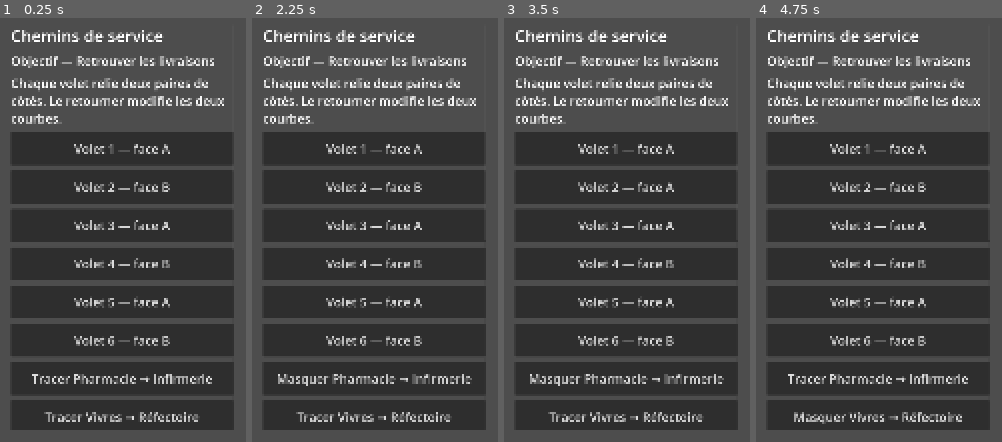
Above: before the commit, frames 1-4 (left to right).
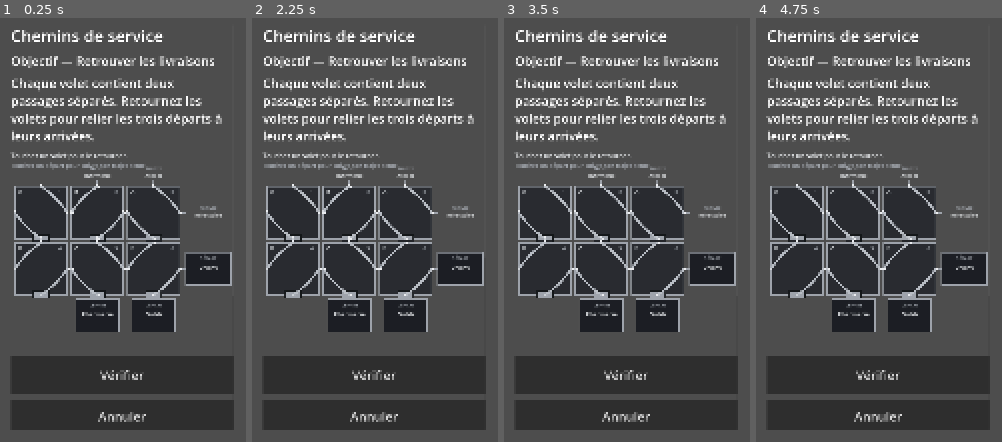
Above: after the commit, the same moments.

Repository: ln549283/project_4
Game: Godot game, scene res://scenes/puzzles/p03.tscn
Two runs of this game, one before a commit and one after it. Both use one fixed random seed, a clock stepped at 60 frames per second and the inputs below. This scene is started directly instead of the project's main scene.
Inputs (mouse positions are in pixels of both pictures, inside the frame that each line leads up to):
- Up to frame 1 (0.25 s): no input
- Up to frame 2 (2.25 s): click (375, 149) at 0.5 s, where only the run before the commit has a clickable "Volet 1 — face A"; click (375, 149) at 1.25 s, where only the run before the commit has a clickable "Volet 1 — face B"; click (375, 374) at 2 s, where only the run after the commit has a clickable "Vérifier"
- Up to frame 3 (3.5 s): click (627, 187) at 2.75 s, where only the run before the commit has a clickable "Volet 2 — face B"
- Up to frame 4 (4.75 s): click (879, 187) at 3.5 s, where only the run before the commit has a clickable "Volet 2 — face A"; click (879, 416) at 4.25 s, where only the run after the commit has a clickable "Annuler"

The runs differ from the first frame. In frame 1, 37% of the frame differs, in the area x 4-96%, y 14-96%; in frame 2, 37%; in frame 3, 37%; in frame 4, 37%.

Commit message:
Improve P03 shutter greybox readability

Diff:
--- a/src/puzzles/p03_controller.gd
+++ b/src/puzzles/p03_controller.gd
@@ -1,6 +1,7 @@
 extends "res://src/ui/puzzle_screen_base.gd"
 
 const RoutesRules = preload("res://src/rules/routes_rules.gd")
+const P03ShutterBoard = preload("res://src/ui/p03_shutter_board.gd")
 var traced_route := ""
 
 func _ready() -> void:
@@ -10,16 +11,14 @@
 func _rebuild() -> void:
 	clear_page()
 	var box := setup_page("Chemins de service", "Retrouver les livraisons")
-	box.add_child(UiFactory.make_label("Chaque volet relie deux paires de côtés. Le retourner modifie les deux courbes.", Session.font_size_px(18)))
+	box.add_child(UiFactory.make_label("Chaque volet contient deux passages séparés. Retournez les volets pour relier les trois départs à leurs arrivées.", Session.font_size_px(18)))
 	var bits: Array = Session.state.campaign["puzzles"]["p03"]["bits"]
-	for i in range(bits.size()):
-		box.add_child(UiFactory.make_button("Volet %d — face %s" % [i + 1, "B" if int(bits[i]) == 1 else "A"], _flip.bind(i)))
 	var contract: Dictionary = Session.state.puzzles_contract["p03"]
-	for raw_route: Variant in contract["routes"]:
-		var route: Dictionary = raw_route
-		var id := str(route["id"])
-		var label := "%s → %s" % [route["start_label"], route["end_label"]]
-		box.add_child(UiFactory.make_button(("Masquer " if traced_route == id else "Tracer ") + label, _trace.bind(id)))
+	var board := P03ShutterBoard.new()
+	board.configure(bits, contract, Session.state.puzzles_contract["route_tile_pairs"], traced_route)
+	board.shutter_pressed.connect(_flip)
+	board.route_pressed.connect(_trace)
+	box.add_child(board)
 	if not traced_route.is_empty():
 		box.add_child(UiFactory.make_label(_trace_feedback(traced_route), Session.font_size_px(16)))
 	add_common_tools(
--- /dev/null
+++ b/src/ui/p03_shutter_board.gd
@@ -0,0 +1,322 @@
+class_name P03ShutterBoard
+extends Control
+
+signal shutter_pressed(index: int)
+signal route_pressed(route_id: String)
+
+const RoutesRules = preload("res://src/rules/routes_rules.gd")
+
+const FACE_BG := Color(0.16, 0.17, 0.19, 1.0)
+const FACE_BORDER := Color(0.62, 0.64, 0.67, 1.0)
+const CHANNEL_COLOR := Color(0.72, 0.74, 0.77, 1.0)
+const PORT_COLOR := Color(0.92, 0.93, 0.94, 1.0)
+const MUTED_TEXT := Color(0.68, 0.70, 0.73, 1.0)
+const ACTIVE_COLOR := Color(1.0, 0.82, 0.42, 1.0)
+const CHIP_BG := Color(0.11, 0.12, 0.14, 1.0)
+
+var bits: Array = []
+var contract: Dictionary = {}
+var tile_pairs: Dictionary = {}
+var traced_route := ""
+
+var tile_rects: Array[Rect2] = []
+var route_hit_rects: Dictionary = {}
+var _board_rect := Rect2()
+var _cell_size := 0.0
+var _gap := 18.0
+
+func _ready() -> void:
+	custom_minimum_size = Vector2(0, 880)
+	mouse_filter = Control.MOUSE_FILTER_STOP
+	set_process_unhandled_input(false)
+
+func configure(new_bits: Array, new_contract: Dictionary, new_tile_pairs: Dictionary, new_traced_route: String) -> void:
+	bits = new_bits.duplicate()
+	contract = new_contract
+	tile_pairs = new_tile_pairs
+	traced_route = new_traced_route
+	custom_minimum_size = Vector2(0, 880)
+	mouse_filter = Control.MOUSE_FILTER_STOP
+	queue_redraw()
+
+func _notification(what: int) -> void:
+	if what == NOTIFICATION_RESIZED:
+		queue_redraw()
+
+func _draw() -> void:
+	if contract.is_empty():
+		return
+	_rebuild_geometry()
+	_draw_instruction()
+	_draw_external_ports()
+	for index in range(tile_rects.size()):
+		_draw_shutter(index, tile_rects[index])
+	if not traced_route.is_empty():
+		_draw_traced_route(traced_route)
+
+func _gui_input(event: InputEvent) -> void:
+	if event is InputEventMouseButton:
+		var mouse_event := event as InputEventMouseButton
+		if mouse_event.button_index == MOUSE_BUTTON_LEFT and mouse_event.pressed:
+			_handle_tap(mouse_event.position)
+			accept_event()
+	elif event is InputEventScreenTouch:
+		var touch_event := event as InputEventScreenTouch
+		if touch_event.pressed:
+			_handle_tap(touch_event.position)
+			accept_event()
+
+func _handle_tap(position: Vector2) -> void:
+	for route_id: Variant in route_hit_rects:
+		var rect: Rect2 = route_hit_rects[route_id]
+		if rect.has_point(position):
+			route_pressed.emit(str(route_id))
+			return
+	for index in range(tile_rects.size()):
+		if tile_rects[index].has_point(position):
+			shutter_pressed.emit(index)
+			return
+
+func _rebuild_geometry() -> void:
+	tile_rects.clear()
+	route_hit_rects.clear()
+
+	var rows := int(contract.get("rows", 2))
+	var cols := int(contract.get("cols", 3))
+	var right_margin := clampf(size.x * 0.24, 190.0, 250.0)
+	var left_margin := 18.0
+	var top_margin := 160.0
+	var bottom_margin := 190.0
+	var usable_width := maxf(450.0, size.x - left_margin - right_margin)
+	var width_cell := (usable_width - _gap * float(cols - 1)) / float(cols)
+	var height_cell := (size.y - top_margin - bottom_margin - _gap * float(rows - 1)) / float(rows)
+	_cell_size = floor(minf(width_cell, height_cell))
+	_cell_size = maxf(_cell_size, 150.0)
+
+	var board_width := _cell_size * float(cols) + _gap * float(cols - 1)
+	var board_height := _cell_size * float(rows) + _gap * float(rows - 1)
+	_board_rect = Rect2(Vector2(left_margin, top_margin), Vector2(board_width, board_height))
+
+	for r in range(rows):
+		for c in range(cols):
+			var pos := Vector2(
+				_board_rect.position.x + float(c) * (_cell_size + _gap),
+				_board_rect.position.y + float(r) * (_cell_size + _gap)
+			)
+			tile_rects.append(Rect2(pos, Vector2(_cell_size, _cell_size)))
+
+	for raw_route: Variant in contract.get("routes", []):
+		var route: Dictionary = raw_route
+		var route_id := str(route.get("id", ""))
+		var start: Array = route.get("start", [])
+		if start.size() != 3:
+			continue
+		route_hit_rects[route_id] = _route_chip_rect(start, true)
+
+func _draw_instruction() -> void:
+	var font := ThemeDB.fallback_font
+	draw_string(font, Vector2(0, 38), "Touchez un volet pour le retourner.", HORIZONTAL_ALIGNMENT_LEFT, size.x, 30, PORT_COLOR)
+	draw_string(font, Vector2(0, 78), "Touchez un départ pour suivre son trajet actuel.", HORIZONTAL_ALIGNMENT_LEFT, size.x, 26, MUTED_TEXT)
+
+func _draw_shutter(index: int, rect: Rect2) -> void:
+	if index >= bits.size():
+		return
+	var bit := int(bits[index])
+	draw_rect(rect, FACE_BG, true)
+	draw_rect(rect, FACE_BORDER, false, 4.0, true)
+
+	var tab := Rect2(
+		Vector2(rect.get_center().x - 34.0, rect.end.y - 16.0),
+		Vector2(68.0, 28.0)
+	)
+	draw_rect(tab, FACE_BORDER, true)
+	draw_rect(tab, Color(0.08, 0.09, 0.10, 1.0), false, 3.0, true)
+
+	var ports := _ports_for_rect(rect)
+	for side: Variant in ports:
+		draw_circle(ports[side], 8.0, PORT_COLOR)
+
+	var raw_pairs: Array = tile_pairs.get(str(bit), tile_pairs.get(bit, []))
+	for raw_pair: Variant in raw_pairs:
+		var pair: Array = raw_pair
+		if pair.size() == 2:
+			_draw_channel(rect, str(pair[0]), str(pair[1]), CHANNEL_COLOR, 8.0)
+
+	var font := ThemeDB.fallback_font
+	draw_string(font, rect.position + Vector2(14, 32), "A" if bit == 0 else "B", HORIZONTAL_ALIGNMENT_LEFT, 40, 25, PORT_COLOR)
+	draw_string(font, rect.position + Vector2(rect.size.x - 48, 32), str(index + 1), HORIZONTAL_ALIGNMENT_CENTER, 34, 23, MUTED_TEXT)
+
+func _draw_external_ports() -> void:
+	for raw_route: Variant in contract.get("routes", []):
+		var route: Dictionary = raw_route
+		var route_id := str(route.get("id", ""))
+		var selected := route_id == traced_route
+		_draw_route_marker(route["start"], str(route["start_label"]), true, selected, route_id)
+		_draw_route_marker(route["end"], str(route["end_label"]), false, selected, route_id)
+
+func _draw_route_marker(endpoint: Array, label: String, is_start: bool, selected: bool, route_id: String) -> void:
+	if endpoint.size() != 3:
+		return
+	var port := _endpoint_position(endpoint)
+	var outward := _outward_vector(str(endpoint[2]))
+	var stem_end := port + outward * 28.0
+	draw_line(port, stem_end, ACTIVE_COLOR if selected else FACE_BORDER, 5.0, true)
+
+	var chip := _route_chip_rect(endpoint, is_start)
+	if is_start:
+		draw_rect(chip, CHIP_BG, true)
+		draw_rect(chip, ACTIVE_COLOR if selected else FACE_BORDER, false, 4.0, true)
+		var font := ThemeDB.fallback_font
+		draw_string(font, chip.position + Vector2(10, 34), "DÉPART", HORIZONTAL_ALIGNMENT_CENTER, chip.size.x - 20.0, 20, MUTED_TEXT)
+		draw_string(font, chip.position + Vector2(10, 77), label, HORIZONTAL_ALIGNMENT_CENTER, chip.size.x - 20.0, 27, PORT_COLOR)
+		if selected:
+			draw_string(font, chip.position + Vector2(10, 111), "TRACÉ", HORIZONTAL_ALIGNMENT_CENTER, chip.size.x - 20.0, 18, ACTIVE_COLOR)
+	else:
+		var font := ThemeDB.fallback_font
+		draw_string(font, chip.position + Vector2(8, 28), "ARRIVÉE", HORIZONTAL_ALIGNMENT_CENTER, chip.size.x - 16.0, 18, MUTED_TEXT)
+		draw_string(font, chip.position + Vector2(8, 61), label, HORIZONTAL_ALIGNMENT_CENTER, chip.size.x - 16.0, 24, PORT_COLOR)
+
+func _draw_traced_route(route_id: String) -> void:
+	var route: Dictionary = {}
+	for raw_route: Variant in contract.get("routes", []):
+		var candidate: Dictionary = raw_route
+		if str(candidate.get("id", "")) == route_id:
+			route = candidate
+			break
+	if route.is_empty():
+		return
+
+	var rows := int(contract.get("rows", 2))
+	var cols := int(contract.get("cols", 3))
+	var traced: Dictionary = RoutesRules.trace(bits, rows, cols, route["start"], tile_pairs)
+	var visited: Array = traced.get("visited", [])
+	var pattern := str(route.get("pattern", "dashes"))
+
+	var start_pos := _endpoint_position(route["start"])
+	_draw_route_segment(PackedVector2Array([start_pos + _outward_vector(str(route["start"][2])) * 30.0, start_pos]), pattern)
+
+	for raw_visit: Variant in visited:
+		var visit: Array = raw_visit
+		if visit.size() != 3:
+			continue
+		var r := int(visit[0])
+		var c := int(visit[1])
+		var entry := str(visit[2])
+		var index := r * cols + c
+		if index < 0 or index >= tile_rects.size() or index >= bits.size():
+			continue
+		var bit := int(bits[index])
+		var pair_map := _pair_map(tile_pairs.get(str(bit), tile_pairs.get(bit, [])))
+		if not pair_map.has(entry):
+			continue
+		var out_side := str(pair_map[entry])
+		var points := _channel_points(tile_rects[index], entry, out_side)
+		_draw_route_segment(points, pattern)
+
+	var endpoint: Array = traced.get("end", [])
+	if endpoint.size() == 3:
+		var end_pos := _endpoint_position(endpoint)
+		_draw_route_segment(PackedVector2Array([end_pos, end_pos + _outward_vector(str(endpoint[2])) * 30.0]), pattern)
+
+func _draw_route_segment(points: PackedVector2Array, pattern: String) -> void:
+	if points.size() < 2:
+		return
+	if pattern == "dots":
+		for i in range(points.size() - 1):
+			_draw_dots_between(points[i], points[i + 1])
+	elif pattern == "double":
+		draw_polyline(points, ACTIVE_COLOR, 15.0, true)
+		draw_polyline(points, FACE_BG, 6.0, true)
+	else:
+		for i in range(points.size() - 1):
+			draw_dashed_line(points[i], points[i + 1], ACTIVE_COLOR, 10.0, 22.0, true, true)
+
+func _draw_dots_between(a: Vector2, b: Vector2) -> void:
+	var length := a.distance_to(b)
+	if length <= 0.0:
+		return
+	var direction := (b - a) / length
+	var offset := 0.0
+	while offset <= length:
+		draw_circle(a + direction * offset, 5.0, ACTIVE_COLOR)
+		offset += 18.0
+
+func _draw_channel(rect: Rect2, a: String, b: String, color: Color, width: float) -> void:
+	draw_polyline(_channel_points(rect, a, b), color, width, true)
+
+func _channel_points(rect: Rect2, a: String, b: String) -> PackedVector2Array:
+	var ports := _ports_for_rect(rect)
+	var p0: Vector2 = ports[a]
+	var p2: Vector2 = ports[b]
+	var corner := _control_corner(rect, a, b)
+	var points := PackedVector2Array()
+	for step in range(13):
+		var t := float(step) / 12.0
+		var inv := 1.0 - t
+		points.append(inv * inv * p0 + 2.0 * inv * t * corner + t * t * p2)
+	return points
+
+func _ports_for_rect(rect: Rect2) -> Dictionary:
+	return {
+		"N": Vector2(rect.get_center().x, rect.position.y),
+		"E": Vector2(rect.end.x, rect.get_center().y),
+		"S": Vector2(rect.get_center().x, rect.end.y),
+		"W": Vector2(rect.position.x, rect.get_center().y),
+	}
+
+func _control_corner(rect: Rect2, a: String, b: String) -> Vector2:
+	var pair := [a, b]
+	if "N" in pair and "E" in pair:
+		return Vector2(rect.end.x - rect.size.x * 0.20, rect.position.y + rect.size.y * 0.20)
+	if "N" in pair and "W" in pair:
+		return Vector2(rect.position.x + rect.size.x * 0.20, rect.position.y + rect.size.y * 0.20)
+	if "S" in pair and "E" in pair:
+		return Vector2(rect.end.x - rect.size.x * 0.20, rect.end.y - rect.size.y * 0.20)
+	return Vector2(rect.position.x + rect.size.x * 0.20, rect.end.y - rect.size.y * 0.20)
+
+func _endpoint_position(endpoint: Array) -> Vector2:
+	if endpoint.size() != 3:
+		return Vector2.ZERO
+	var cols := int(contract.get("cols", 3))
+	var r := int(endpoint[0])
+	var c := int(endpoint[1])
+	var index := r * cols + c
+	if index < 0 or index >= tile_rects.size():
+		return Vector2.ZERO
+	return _ports_for_rect(tile_rects[index])[str(endpoint[2])]
+
+func _route_chip_rect(endpoint: Array, is_start: bool) -> Rect2:
+	if endpoint.size() != 3:
+		return Rect2()
+	var port := _endpoint_position(endpoint)
+	var side := str(endpoint[2])
+	var width := 190.0
+	var height := 144.0 if is_start else 82.0
+	if side == "N":
+		return Rect2(Vector2(port.x - width * 0.5, _board_rect.position.y - height - 18.0), Vector2(width, height))
+	if side == "S":
+		return Rect2(Vector2(port.x - width * 0.5, _board_rect.end.y + 18.0), Vector2(width, height))
+	if side == "E":
+		return Rect2(Vector2(_board_rect.end.x + 26.0, port.y - height * 0.5), Vector2(maxf(160.0, size.x - _board_rect.end.x - 36.0), height))
+	return Rect2(Vector2(0.0, port.y - height * 0.5), Vector2(maxf(150.0, _board_rect.position.x - 16.0), height))
+
+func _outward_vector(side: String) -> Vector2:
+	match side:
+		"N":
+			return Vector2.UP
+		"E":
+			return Vector2.RIGHT
+		"S":
+			return Vector2.DOWN
+		"W":
+			return Vector2.LEFT
+	return Vector2.ZERO
+
+func _pair_map(raw_pairs: Array) -> Dictionary:
+	var result: Dictionary = {}
+	for raw_pair: Variant in raw_pairs:
+		var pair: Array = raw_pair
+		if pair.size() == 2:
+			result[str(pair[0])] = str(pair[1])
+			result[str(pair[1])] = str(pair[0])
+	return result
--- a/tests/ui/branch_puzzles_test.gd
+++ b/tests/ui/branch_puzzles_test.gd
@@ -2,6 +2,7 @@
 
 const ContractLoader = preload("res://src/core/contract_loader.gd")
 const GameStateScript = preload("res://src/core/game_state.gd")
+const P03ShutterBoard = preload("res://src/ui/p03_shutter_board.gd")
 
 var failures: Array[String] = []
 
@@ -13,6 +14,20 @@
 		return
 	_expect(ResourceLoader.exists("res://scenes/puzzles/p03.tscn"), "p03 scene exists")
 	_expect(ResourceLoader.exists("res://scenes/puzzles/p04.tscn"), "p04 scene exists")
+	var p03_contract: Dictionary = loaded["data"]["puzzles"]["p03"]
+	var board := P03ShutterBoard.new()
+	board.size = Vector2(984, 880)
+	board.configure(p03_contract["initial"], p03_contract, loaded["data"]["puzzles"]["route_tile_pairs"], "")
+	board._rebuild_geometry()
+	_expect_eq(board.tile_rects.size(), 6, "p03 greybox exposes six visual shutters")
+	_expect_eq(board.route_hit_rects.size(), 3, "p03 greybox exposes three tappable departures")
+	for rect: Rect2 in board.tile_rects:
+		_expect(rect.size.x >= 144.0 and rect.size.y >= 144.0, "p03 shutters keep minimum touch size")
+	for route_id: Variant in board.route_hit_rects:
+		var route_rect: Rect2 = board.route_hit_rects[route_id]
+		_expect(route_rect.size.y >= 144.0, "p03 departure keeps minimum touch height")
+	_expect_eq(board.bits, p03_contract["initial"], "p03 presentation does not alter initial logic")
+	board.free()
 	for order in [["p03", "p04"], ["p04", "p03"]]:
 		var state := GameStateScript.new()
 		state.configure(loaded["data"])
@@ -36,7 +51,7 @@
 
 func _finish() -> void:
 	if failures.is_empty():
-		print("T07 BRANCH TEST PASS: independent branches and join")
+		print("T07 BRANCH TEST PASS: independent branches, visual P03 greybox and join")
 		quit(0)
 	else:
 		for failure in failures:
